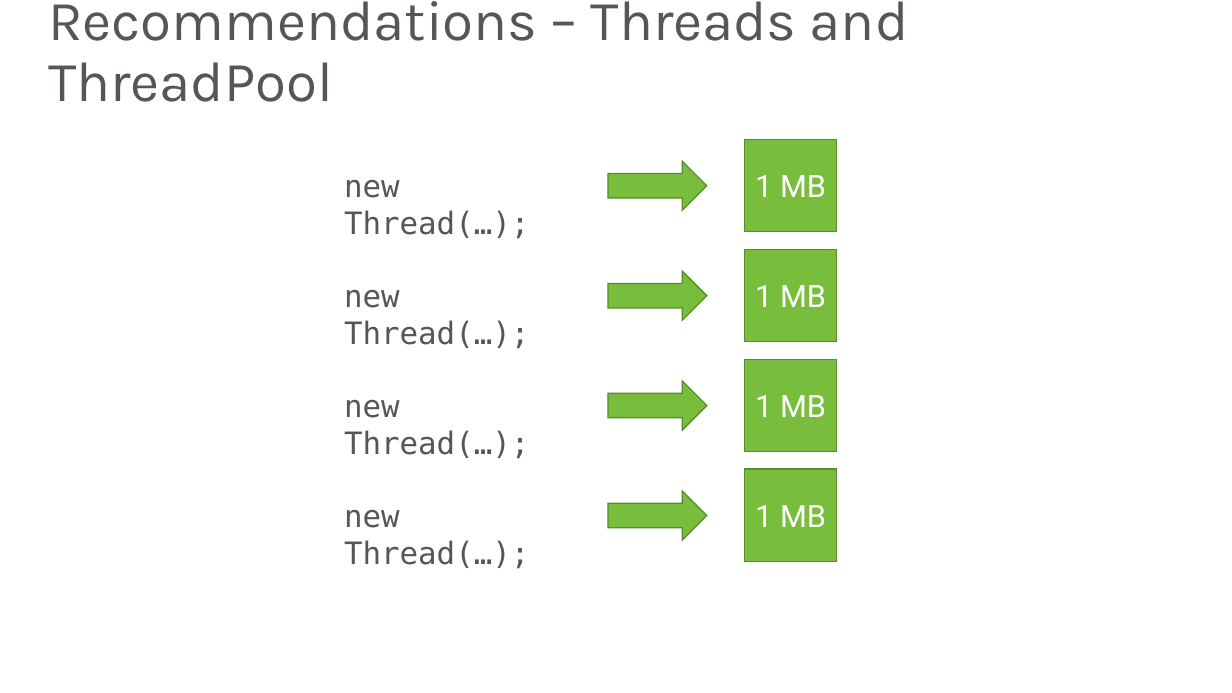
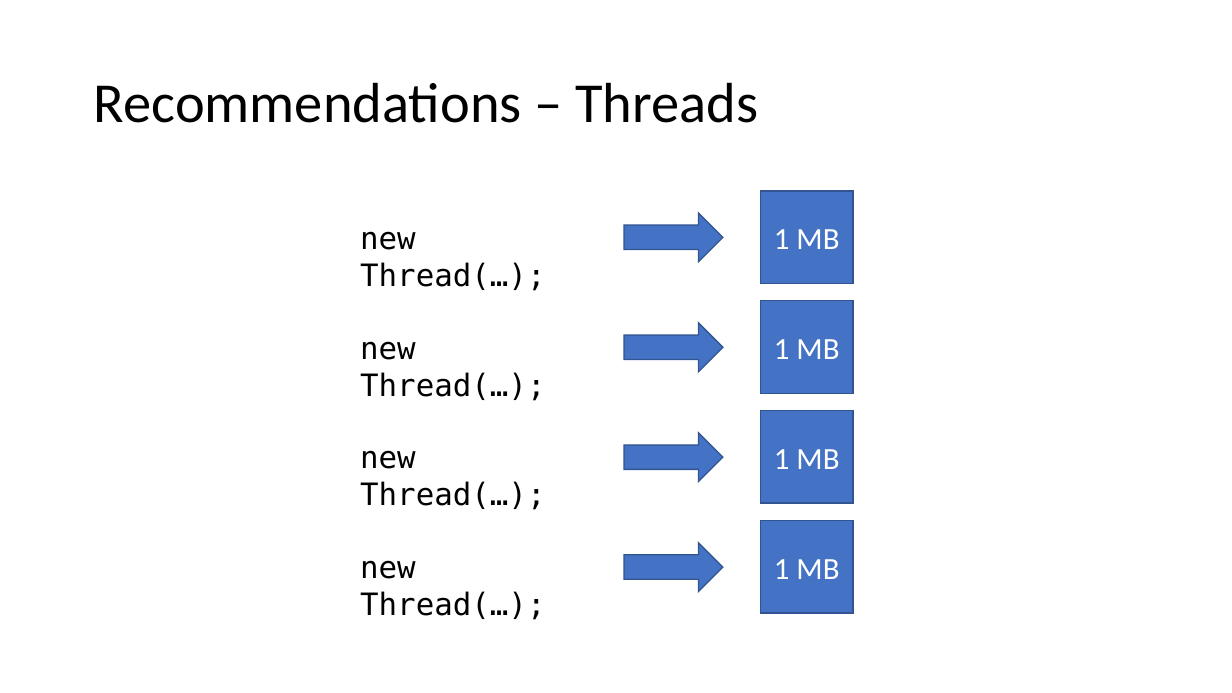
Before and after one commit to JasonBock/Presentations, a slide deck: slide 18 of Concurrent Programming in .NET.pptx. Drawn at 1232x693 pixels with LibreOffice and Linux fonts; fonts in the diff are those of the drawing; background and template pictures are left out. Boxes give left, top, right and bottom in pixels: in the first picture for what was removed or moved away, otherwise in the second. Text is boxed around its words. In the diff, an @@ line names an element or a change of style, - is before the commit and + after.

```diff
--- a/Concurrent Programming in .NET.pptx
+++ b/Concurrent Programming in .NET.pptx
@@ title at box(94, 82, 758, 123): text changed; font Karla to Calibri; text colour #53565A to #000000 @@
-Recommendations – Threads and ThreadPool
+Recommendations – Threads
@@ font Roboto to Calibri; fill #78BE3C to #4472C4; outline #598D2C 1 pt to #325491 1 pt in 4 elements at box(761, 520, 853, 613), box(761, 191, 853, 284), box(761, 301, 853, 394), box(761, 411, 853, 504) @@
@@ text colour #53565A to #000000 in 4 elements at box(360, 341, 545, 401), box(360, 231, 545, 291), box(360, 560, 545, 620), box(360, 450, 545, 510) @@
@@ 4 texts, 4 rectangles, 4 right arrows: place and size @@
-4 texts, 4 rectangles, 4 right arrows at box(344, 140, 837, 569)
+4 texts, 4 rectangles, 4 right arrows at box(360, 191, 853, 620)
@@ fill #78BE3C to #4472C4; outline #598D2C 1 pt to #325491 1 pt in 4 elements at box(624, 213, 723, 262), box(624, 323, 723, 372), box(624, 433, 723, 482), box(624, 543, 723, 592) @@
```
Also in this commit, not shown: 51 other slides changed, 3 slides added, 4 slides removed.
